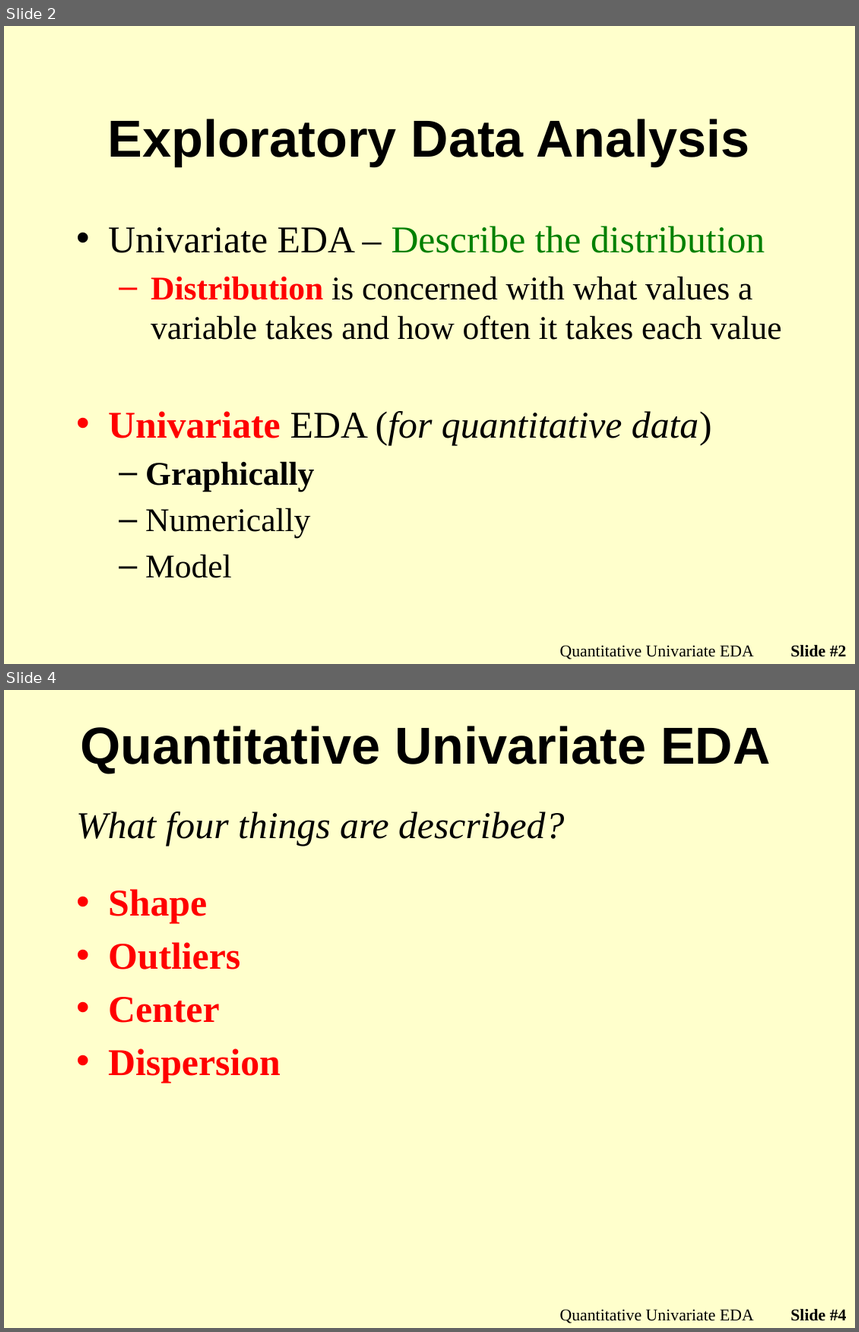
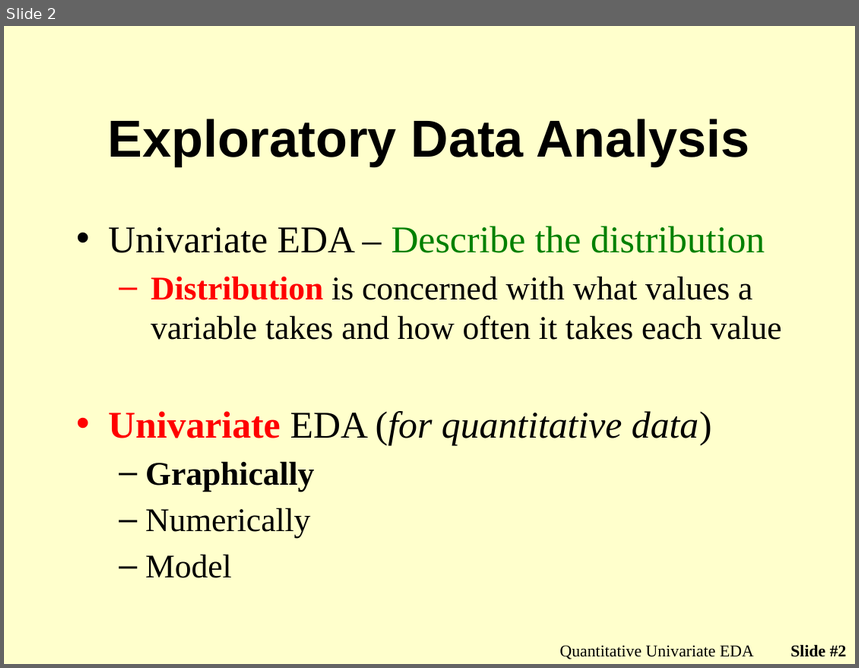
Before and after one commit to droglenc/NCMTH107, a slide deck: modules/UnivEDA_Categorical/PPT_old.pptx. Shown one above the other, each under a label of ours: slides 2 and 4 before the commit, slide 2 after it; the slides between them are not shown. The pictures are 859x1332 and 859x668 pixels, drawn with LibreOffice and Linux fonts; fonts in the diff are those of the drawing; background and template pictures are left out. Boxes give left, top, right and bottom in pixels: in the first picture for what was removed or moved away, otherwise in the second. Text is boxed around its words. In the diff, an @@ line names an element or a change of style, - is before the commit and + after.

```diff
--- a/modules/UnivEDA_Categorical/PPT_old.pptx
+++ b/modules/UnivEDA_Categorical/PPT_old.pptx
@@ slide 4 removed at <box>4,690,855,1328</box>, background picture (left out) @@
@@ title removed at <box>80,726,770,773</box> @@
-Quantitative Univariate EDA
@@ text removed at <box>76,812,564,846</box> @@
-What four things are described?
@@ text removed at <box>108,889,281,1083</box> @@
-• Shape
-• Outliers
-• Center
-• Dispersion
@@ text removed at <box>560,1309,754,1324</box> @@
-Quantitative Univariate EDA
@@ page number removed at <box>791,1309,847,1322</box> @@
-Slide #4
```
Also in this commit, not shown: 15 other slides removed, 35 other files.
